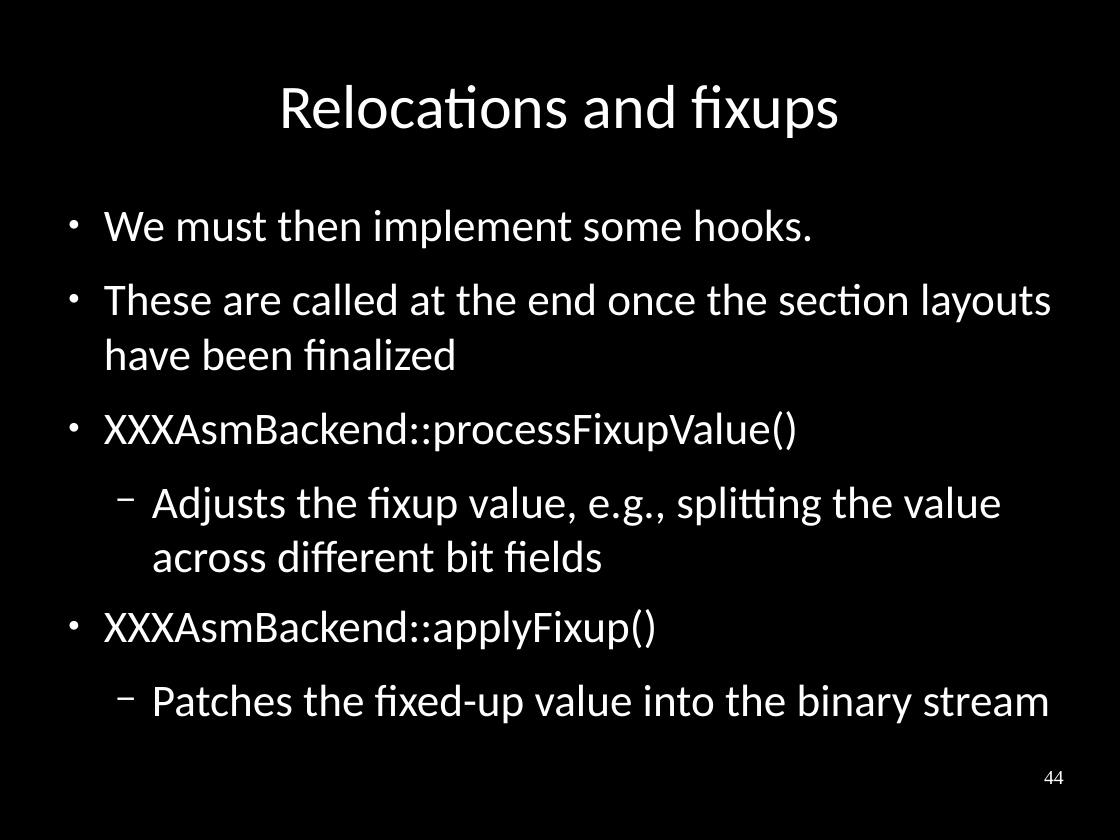
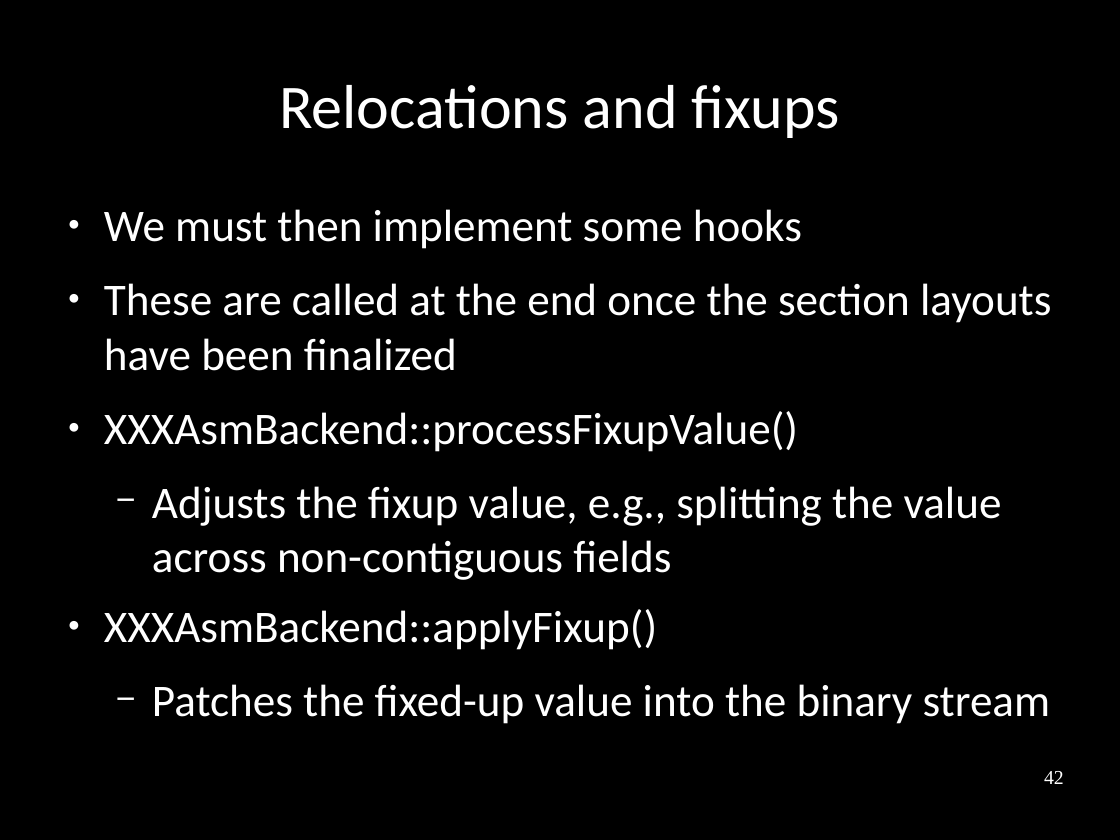
Before and after one commit to frasercrmck/llvm-leg, a slide deck: slide 42 of docs/Codeplay/Slides.odp (slide 44 before the commit). Drawn at 1120x840 pixels with LibreOffice and Linux fonts; fonts in the diff are those of the drawing. Boxes give left, top, right and bottom in pixels: in the first picture for what was removed or moved away, otherwise in the second. Text is boxed around its words. In the diff, an @@ line names an element or a change of style, - is before the commit and + after.

```diff
--- a/docs/Codeplay/Slides.odp
+++ b/docs/Codeplay/Slides.odp
@@ text at box(104, 209, 802, 249): text changed @@
-● We must then implement some hooks.
+● We must then implement some hooks
@@ text at box(152, 486, 1002, 580): text changed @@
-  − Adjusts the fixup value, e.g., splitting the value across different bit fields
+  − Adjusts the fixup value, e.g., splitting the value across non-contiguous fields
@@ page number at box(1044, 771, 1064, 784): text changed @@
-44
+42
```
Also in this commit, not shown: 11 other slides changed, 1 slide added, 2 slides removed.
